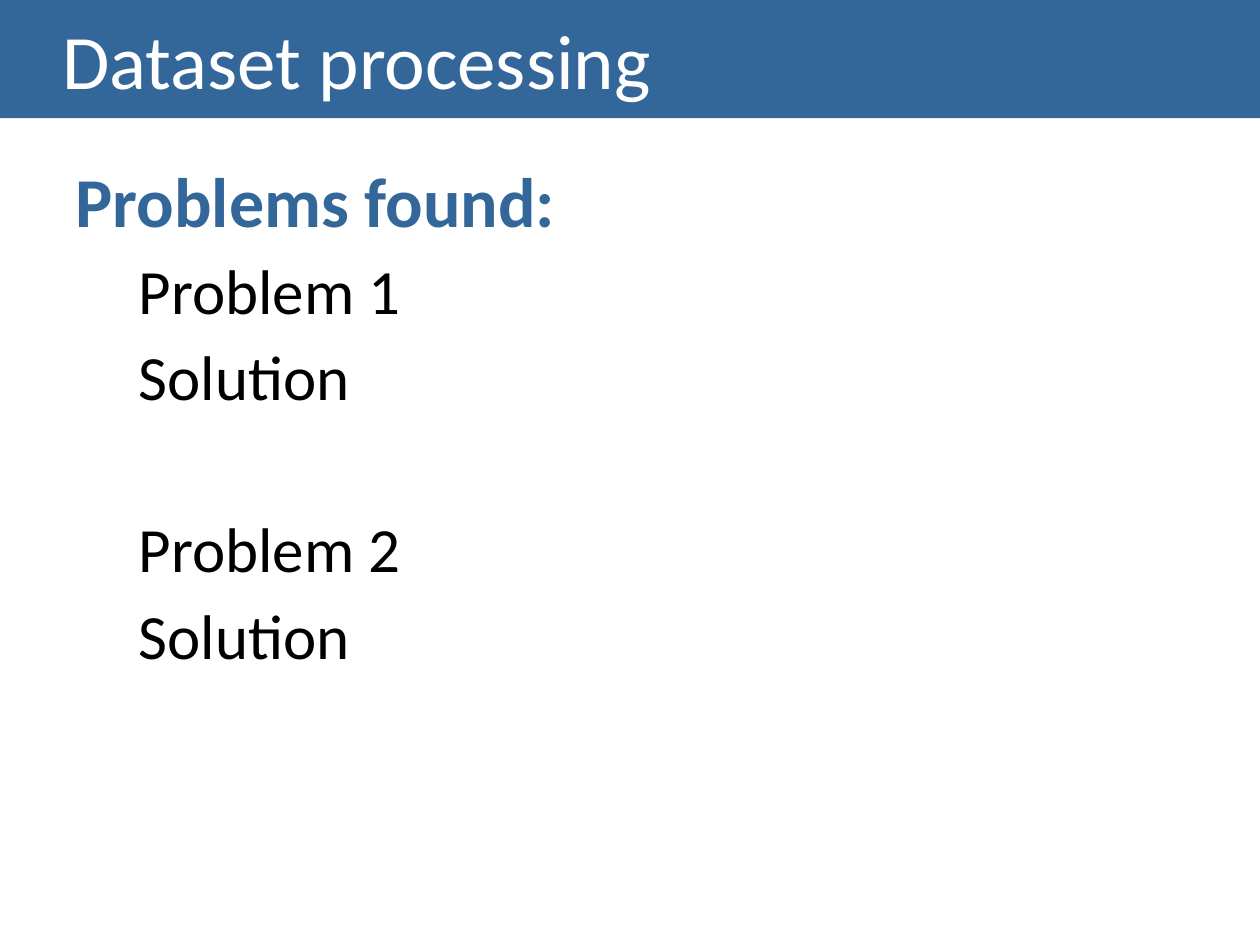
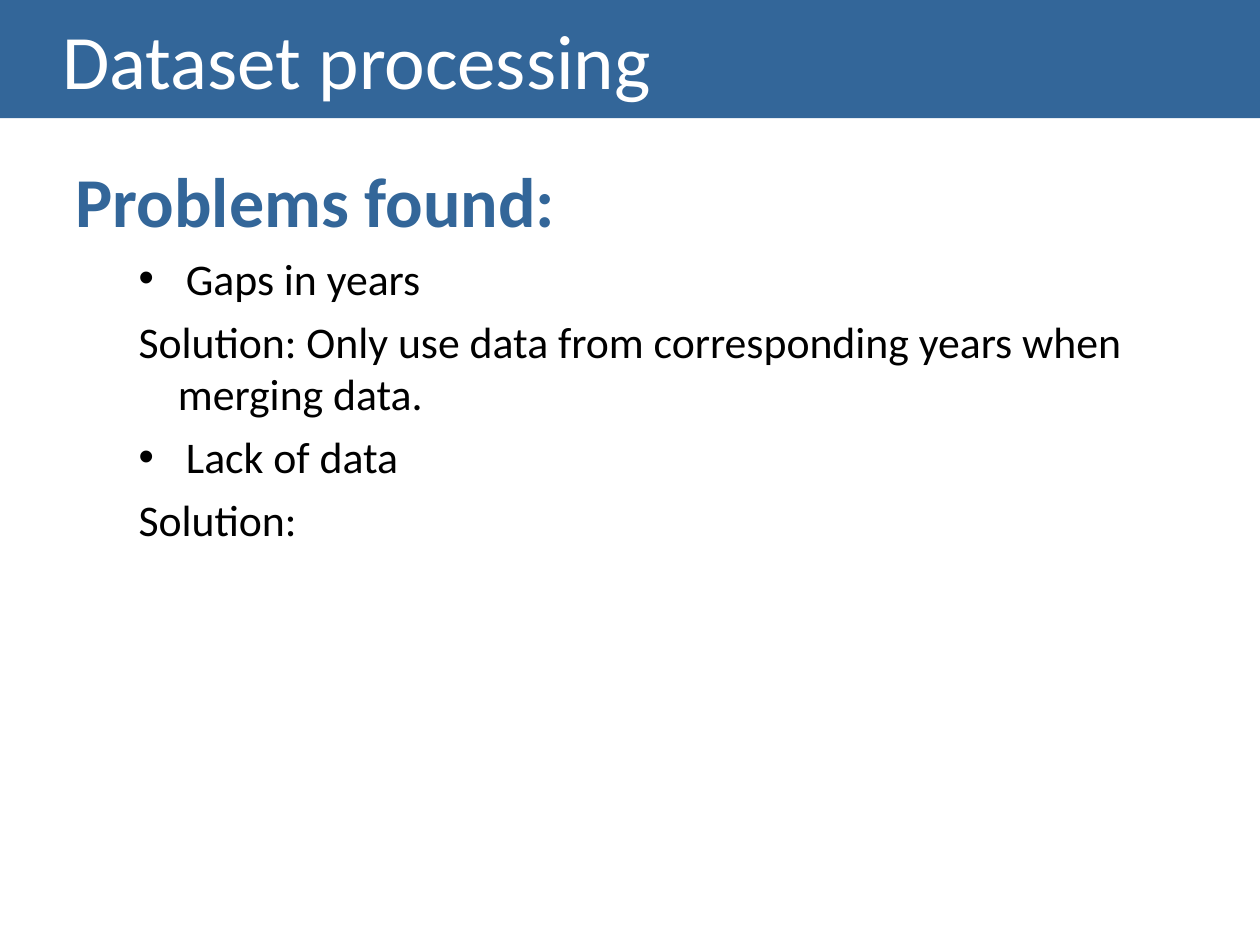
Before and after one commit to MargaridaMorais/information_visualization, a slide deck: slide 17 of CheckpointII/Lab04-PresentationTemplate.pptx (slide 15 before the commit). Drawn at 1260x945 pixels with LibreOffice and Linux fonts; fonts in the diff are those of the drawing. Boxes give left, top, right and bottom in pixels: in the first picture for what was removed or moved away, otherwise in the second. Text is boxed around its words. In the diff, an @@ line names an element or a change of style, - is before the commit and + after.

```diff
--- a/CheckpointII/Lab04-PresentationTemplate.pptx
+++ b/CheckpointII/Lab04-PresentationTemplate.pptx
@@ text at (x1=139, y1=265, x2=1121, y2=537): text changed; size 36 to 25 pt @@
-  Problem 1
-  Solution
-  Problem 2
-  Solution
+  • Gaps in years
+  Solution: Only use data from corresponding years when merging data.
+  • Lack of data
+  Solution:
```
Also in this commit, not shown: 4 other slides changed, 6 slides added, 1 slide removed.
